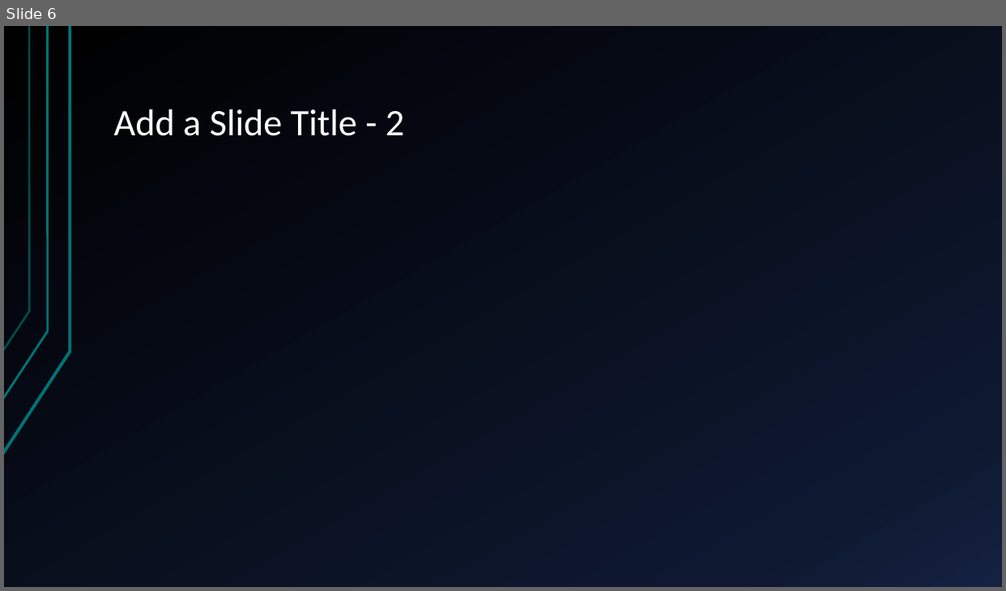
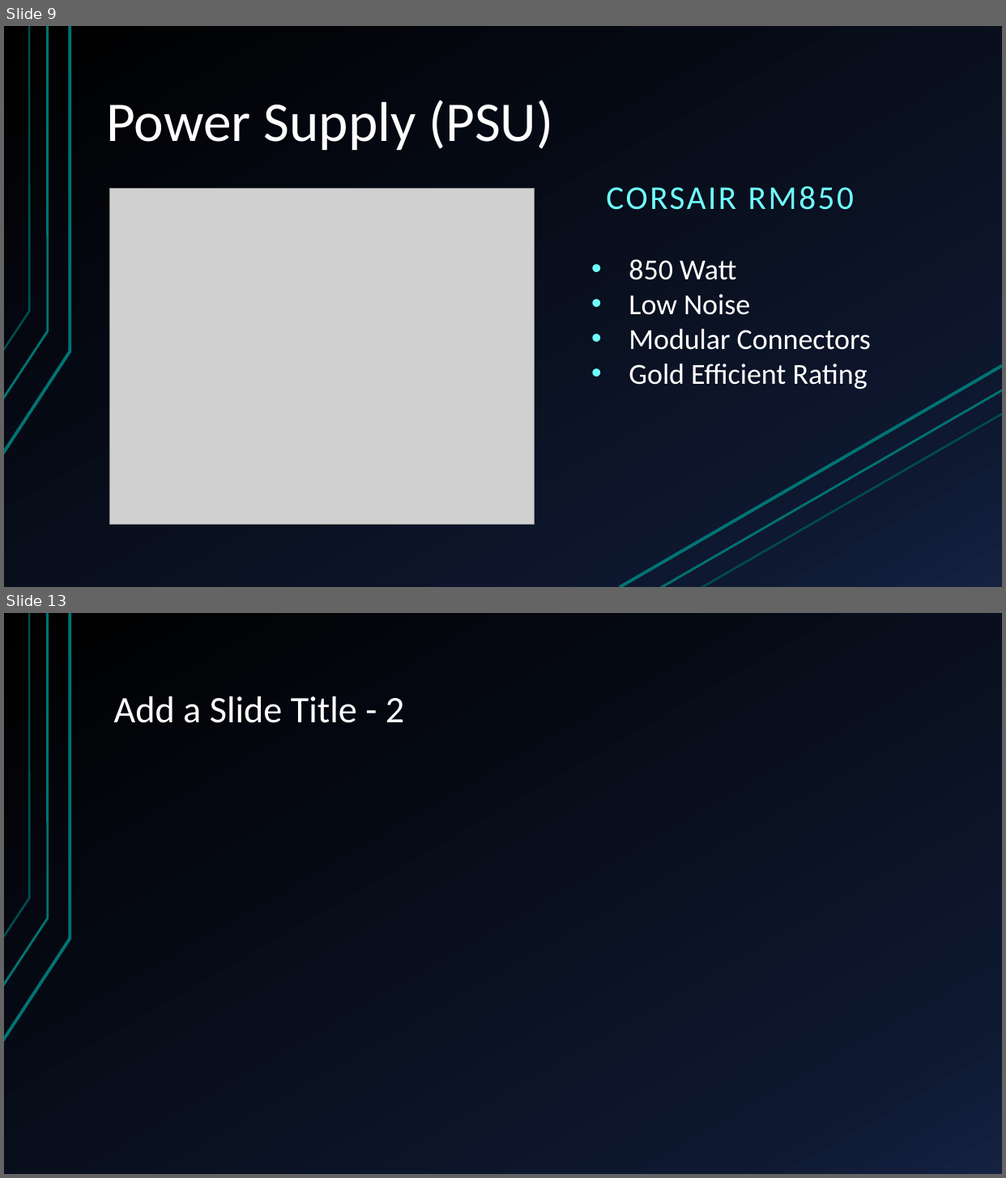
Before and after one commit to Ploppa-Smurph/ctec112_IT_HardwareSupport, a slide deck: buildPC.pptx. Shown one above the other, each under a label of ours: slide 6 before the commit, slides 9 and 13 after it; the slides between them are not shown. The pictures are 1006x591 and 1006x1178 pixels, drawn with LibreOffice and Linux fonts; fonts in the diff are those of the drawing; grey boxes stand for pictures. Boxes give left, top, right and bottom in pixels: in the first picture for what was removed or moved away, otherwise in the second. Text is boxed around its words. In the diff, an @@ line names an element or a change of style, - is before the commit and + after.

```diff
--- a/buildPC.pptx
+++ b/buildPC.pptx
@@ slide 9 added at box(4, 26, 1002, 587), background gradient #000000 to #0F1931 to #142242; not listed: 3 template elements that a slide beside it also shows @@
@@ title added at box(107, 100, 553, 151), 54 pt, text #FFFFFF @@
+Power Supply (PSU)
@@ picture added at box(109, 189, 534, 525) @@
@@ text added at box(606, 186, 854, 210), 32 pt, text #70FFFF @@
+CORSAIR RM850
@@ text added at box(629, 259, 871, 389), 28 pt, text #FFFFFF @@
+• 850 Watt
+• Low Noise
+• Modular Connectors
+• Gold Efficient Rating
@@ line added from (620, 587) to (1002, 365), #007373 3 pt @@
@@ line added from (659, 587) to (1002, 390), #007373 2.25 pt @@
@@ line added from (701, 587) to (1002, 414), #007373 2 pt @@
@@ what was slide 6 is now slide 13 @@
```
Also in this commit, not shown: 3 slides changed, 8 other slides added, 7 slides removed, 1 other file.
